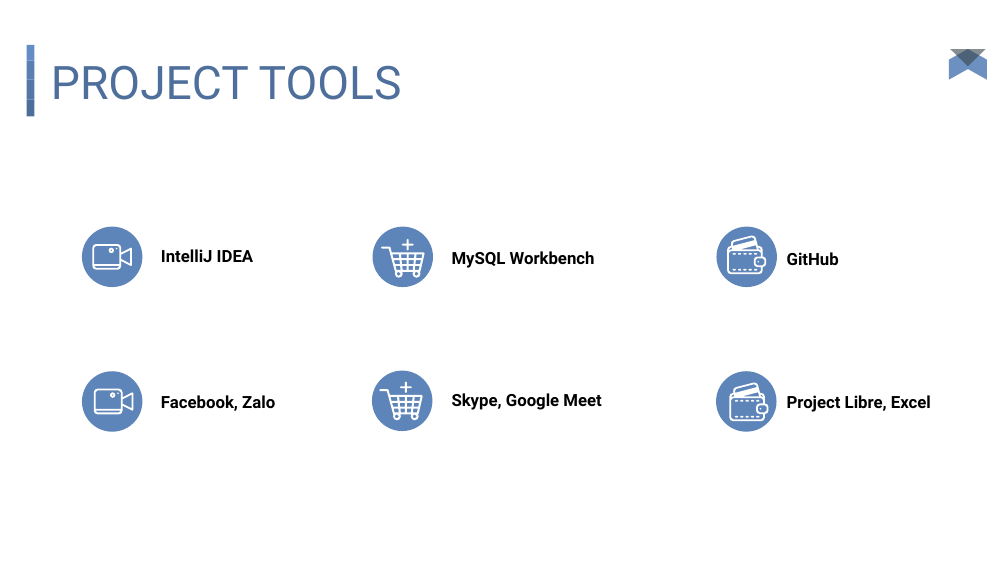
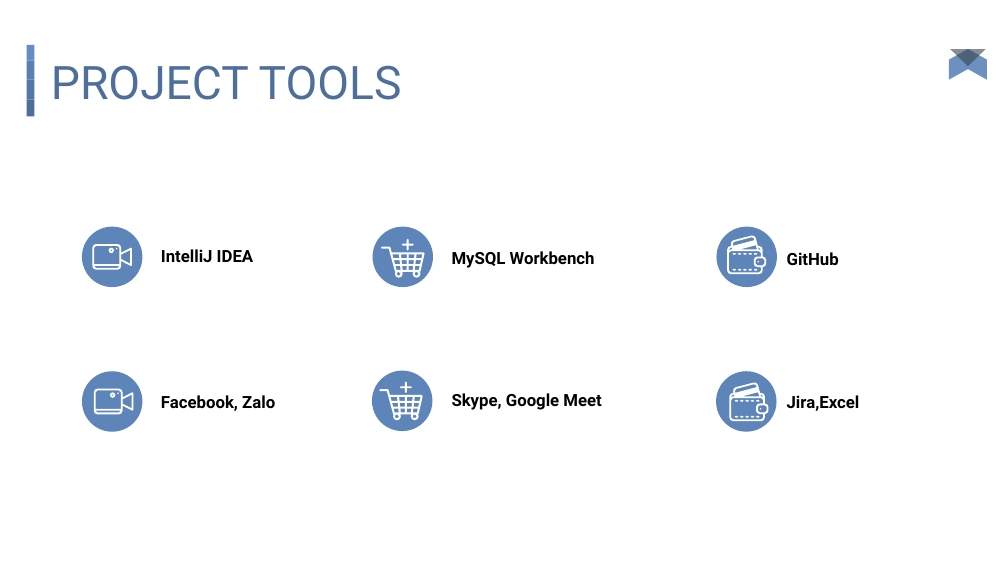
Before and after one commit to ducken1412/CapstoneProjectManagement, a slide deck: slide 18 of FPTU CAPSTONE PROJECT MANAGEMENT.pptx. Drawn at 1008x567 pixels with LibreOffice and Linux fonts; fonts in the diff are those of the drawing. Boxes give left, top, right and bottom in pixels: in the first picture for what was removed or moved away, otherwise in the second. Text is boxed around its words. In the diff, an @@ line names an element or a change of style, - is before the commit and + after.

```diff
--- a/FPTU CAPSTONE PROJECT MANAGEMENT.pptx
+++ b/FPTU CAPSTONE PROJECT MANAGEMENT.pptx
@@ text at (787,395,860,411): text changed @@
-Project Libre, Excel
+Jira,Excel
```
Also in this commit, not shown: 3 other slides changed.
